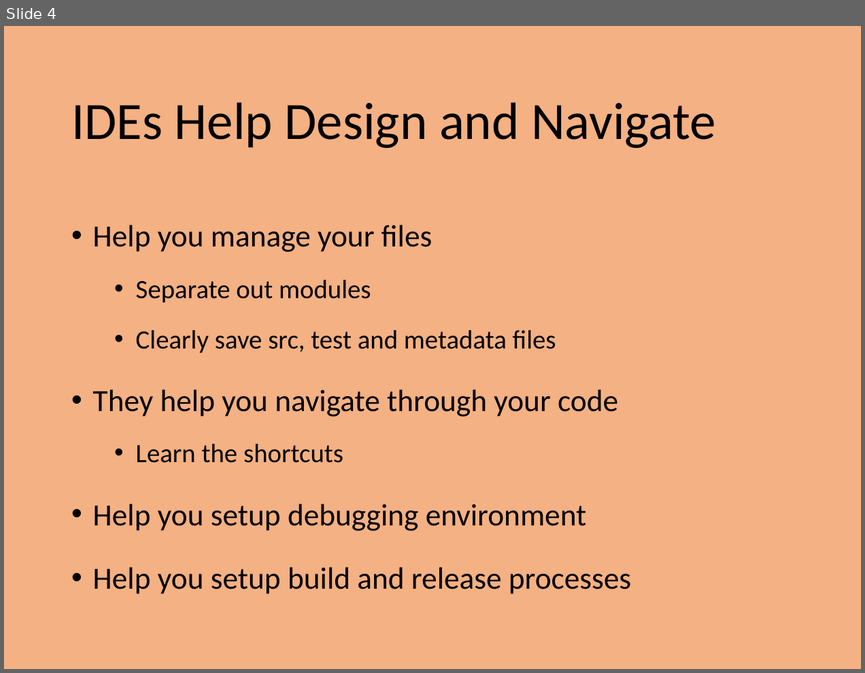
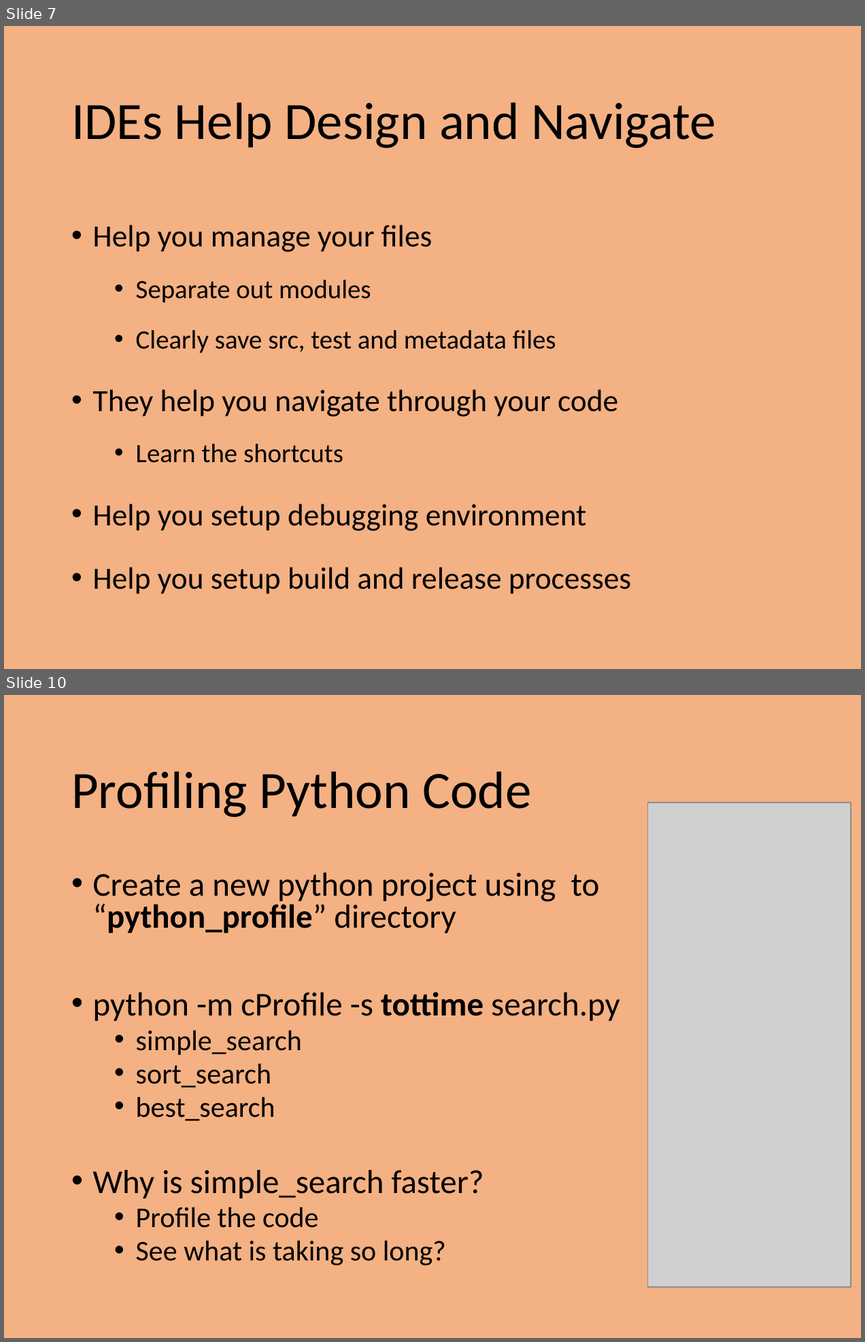
Before and after one commit to PrincetonUniversity/intro_debugging, a slide deck: 01_overview/Introduction_To_Debugging.pptx. Shown one above the other, each under a label of ours: slide 4 before the commit, slides 7 and 10 after it; the slides between them are not shown. The pictures are 865x673 and 865x1342 pixels, drawn with LibreOffice and Linux fonts; fonts in the diff are those of the drawing; grey boxes stand for pictures. Boxes give left, top, right and bottom in pixels: in the first picture for what was removed or moved away, otherwise in the second. Text is boxed around its words. In the diff, an @@ line names an element or a change of style, - is before the commit and + after.

Commit message:
Made edits to the python profile examples.

```diff
--- a/01_overview/Introduction_To_Debugging.pptx
+++ b/01_overview/Introduction_To_Debugging.pptx
@@ slide 10 added at (4,695,861,1338), background #F4B183 @@
@@ title added at (71,771,531,817), 44 pt, text #000000 @@
+Profiling Python Code
@@ picture added at (647,802,851,1286) @@
@@ text added at (93,872,620,1266), 28 pt, text #000000 @@
+• Create a new python project using to “python_profile” directory
+• python -m cProfile -s tottime search.py
+  • simple_search
+  • sort_search
+  • best_search
+• Why is simple_search faster?
+  • Profile the code
+  • See what is taking so long?
@@ what was slide 4 is now slide 7 @@
```
Also in this commit, not shown: 8 slides changed, 5 other slides added, 4 other files.
